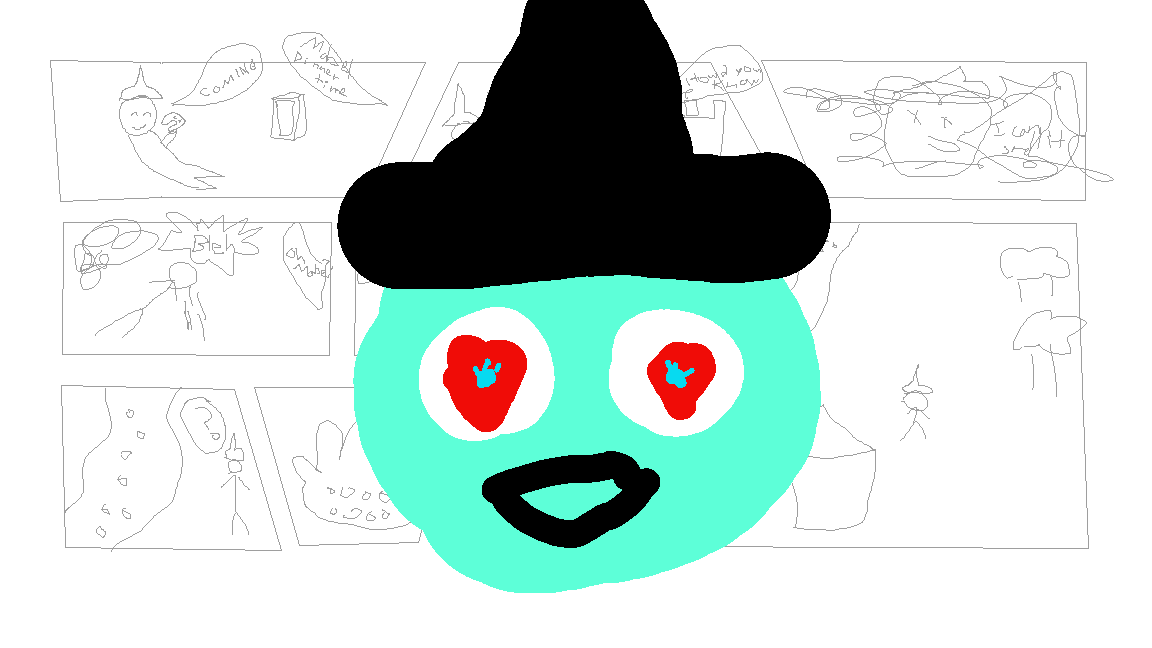
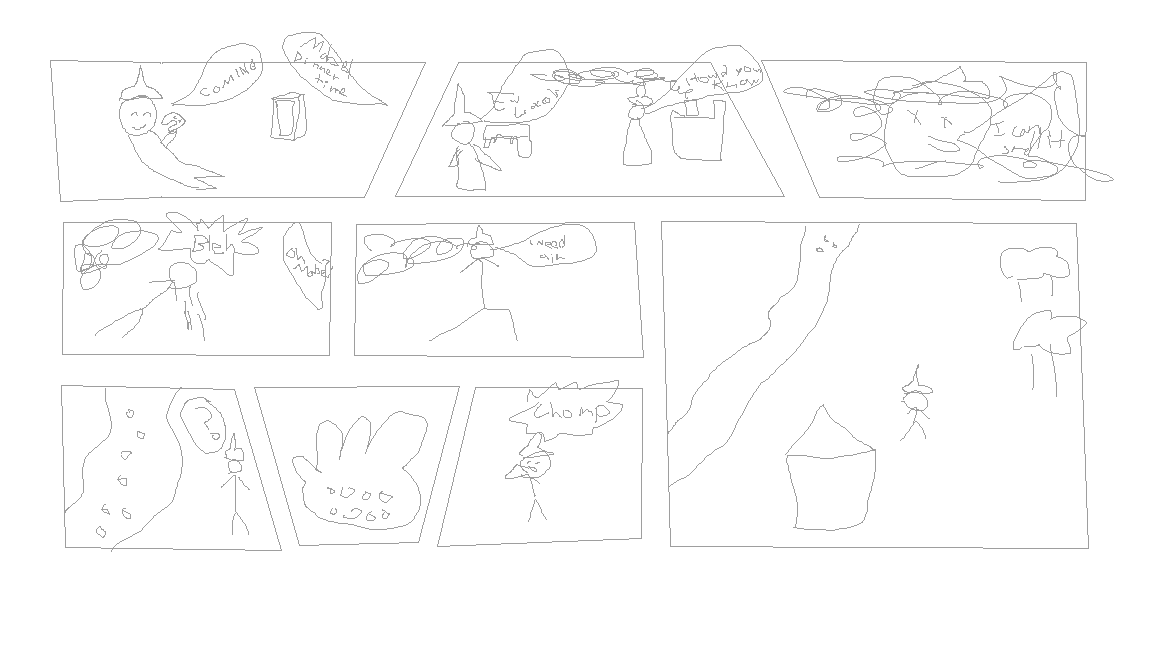
Two versions of the same layered image (1152x648). Layer-by-layer changes:
hid "big face", painted on it over bbox(337, 0, 831, 593)
painted on "Panel arts" over bbox(337, 0, 831, 576)
painted on "cell borders" over bbox(337, 0, 831, 576)
